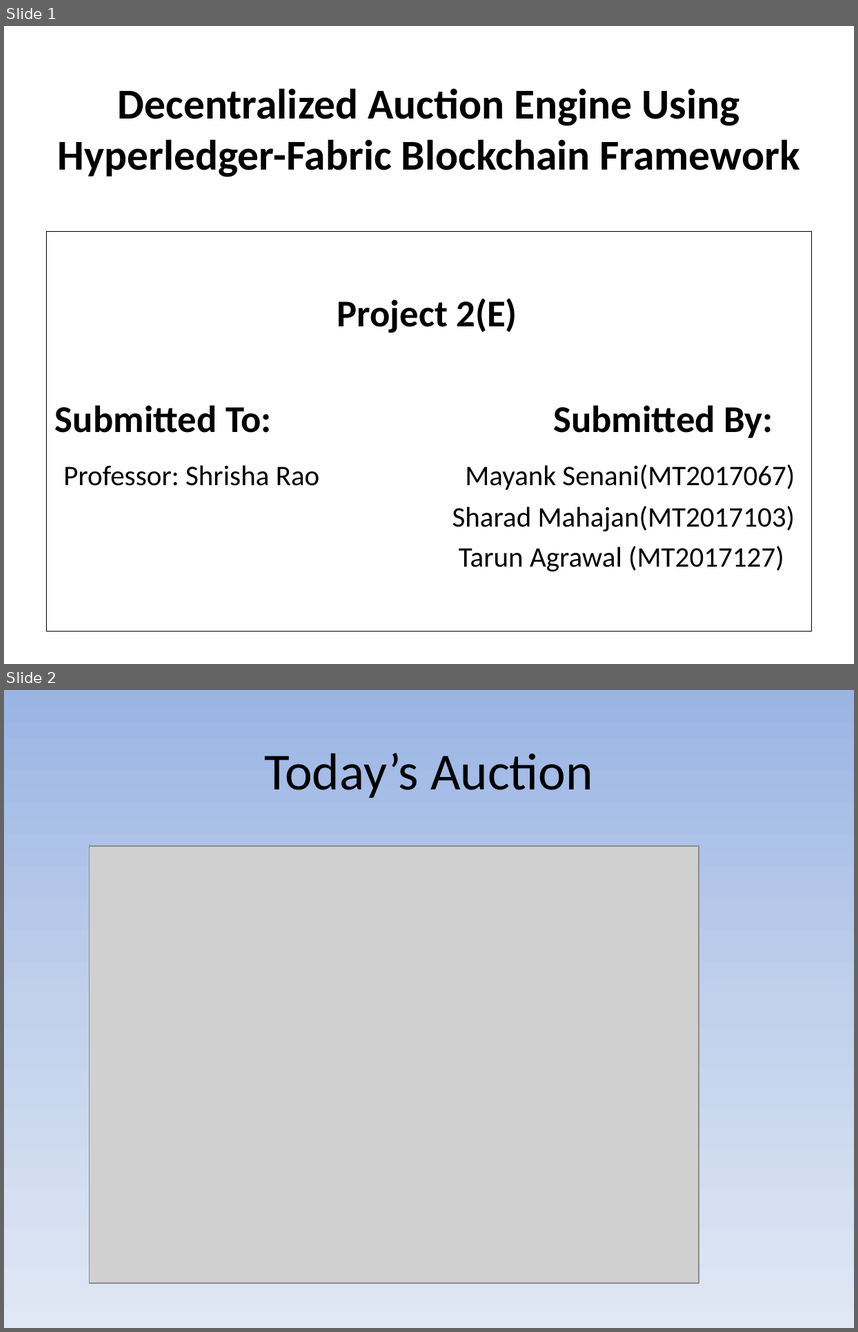
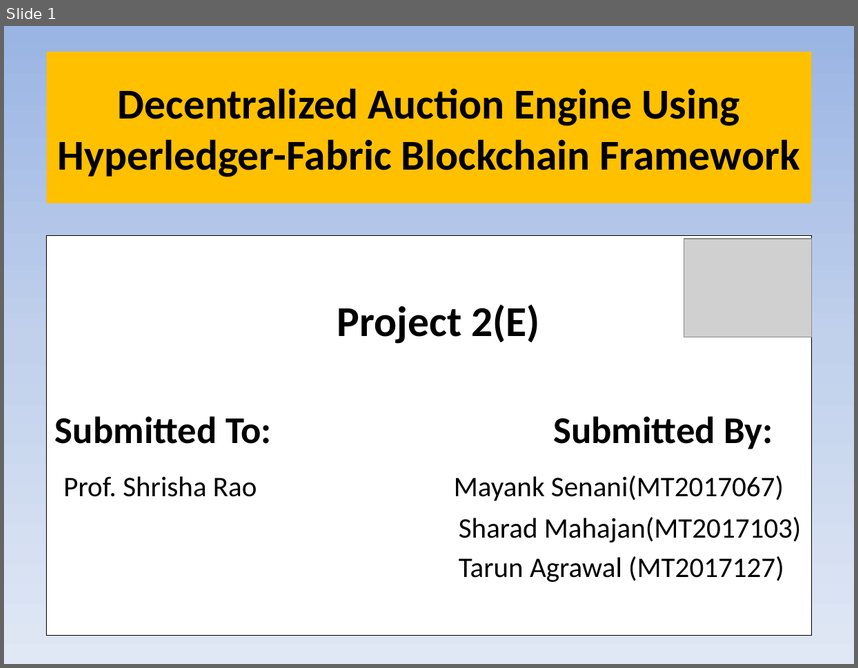
Before and after one commit to senani-mayank/Auction-Engine, a slide deck: slides/auctionfinal.pptx. Shown one above the other, each under a label of ours: slides 1 and 2 before the commit, slide 1 after it. The pictures are 858x1332 and 858x668 pixels, drawn with LibreOffice and Linux fonts; fonts in the diff are those of the drawing; grey boxes stand for pictures; background and template pictures are left out. Boxes give left, top, right and bottom in pixels: in the first picture for what was removed or moved away, otherwise in the second. Text is boxed around its words. In the diff, an @@ line names an element or a change of style, - is before the commit and + after.

```diff
--- a/slides/auctionfinal.pptx
+++ b/slides/auctionfinal.pptx
@@ slide 2 removed at (4, 690, 854, 1328), background gradient #9AB5E4 to #C2D1ED to #E1E8F5 @@
@@ title removed at (264, 753, 593, 798) @@
-Today’s Auction
@@ picture removed at (89, 845, 699, 1283) @@
@@ slide 1 changed as well @@
@@ background picture (left out) to gradient #9AB5E4 to #C2D1ED to #E1E8F5 @@
@@ title "Decentralized Auction Engine Using Hyperledger-Fabric ...": place and size @@
-title "Decentralized Auction Engine Using Hyperledger-Fabric ..." at (57, 88, 800, 177)
+title "Decentralized Auction Engine Using Hyperledger-Fabric ..." at (47, 52, 811, 203)
@@ title "Decentralized Auction Engine Using Hyperledger-Fabric ..." at (47, 52, 811, 203): fill none to #FFC000 @@
@@ text "Project 2(E)": place and size @@
-text "Project 2(E)" at (47, 232, 811, 631)
+text "Project 2(E)" at (47, 236, 811, 635)
@@ picture added at (684, 239, 811, 337) @@
@@ text at (337, 304, 540, 343): size 32 to 36 pt in "Project 2(E)" @@
@@ text at (63, 475, 784, 501): text changed @@
-Professor: Shrisha Rao Mayank Senani(MT2017067)
+Prof. Shrisha Rao Mayank Senani(MT2017067)
```
Also in this commit, not shown: 2 other slides changed, 13 slides added, 2 other slides removed.
